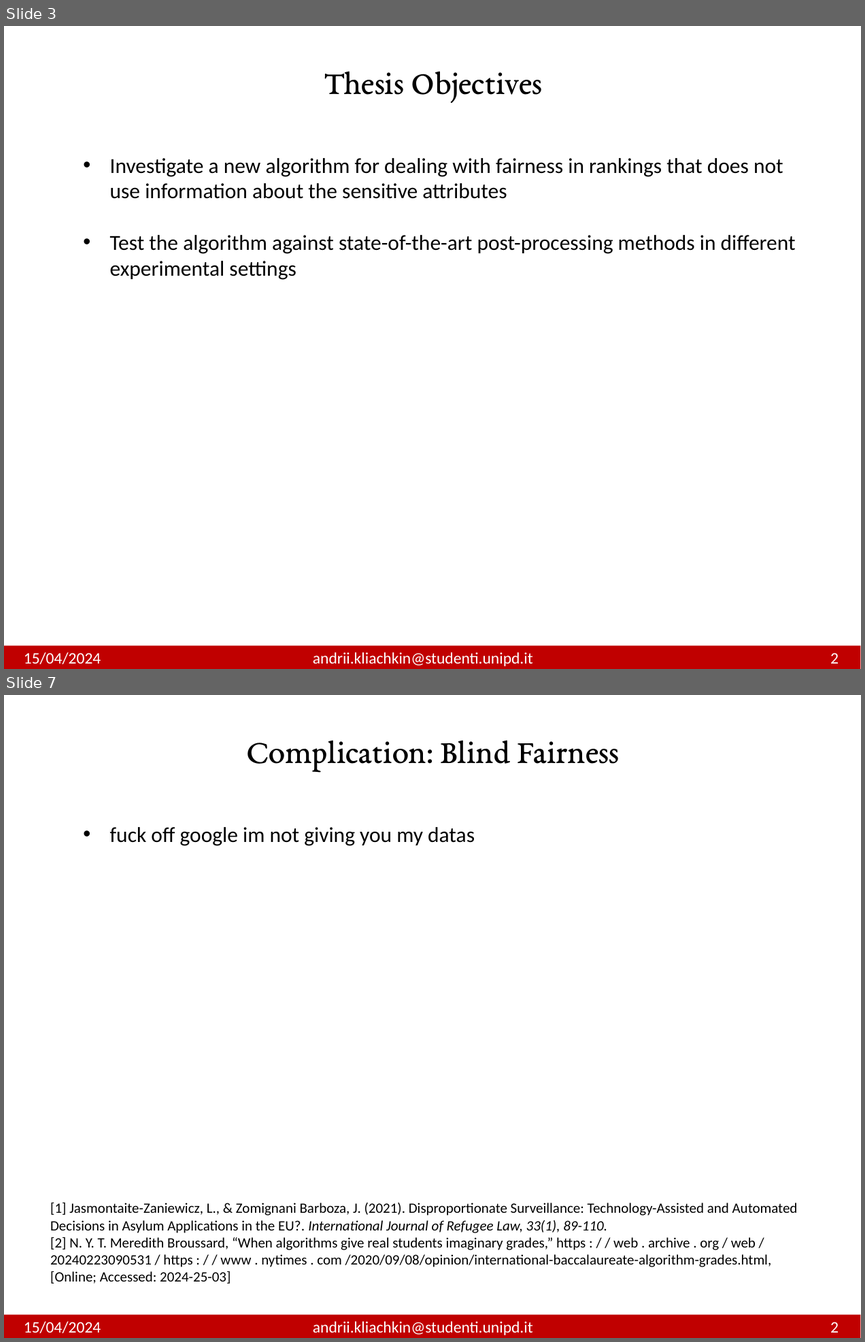
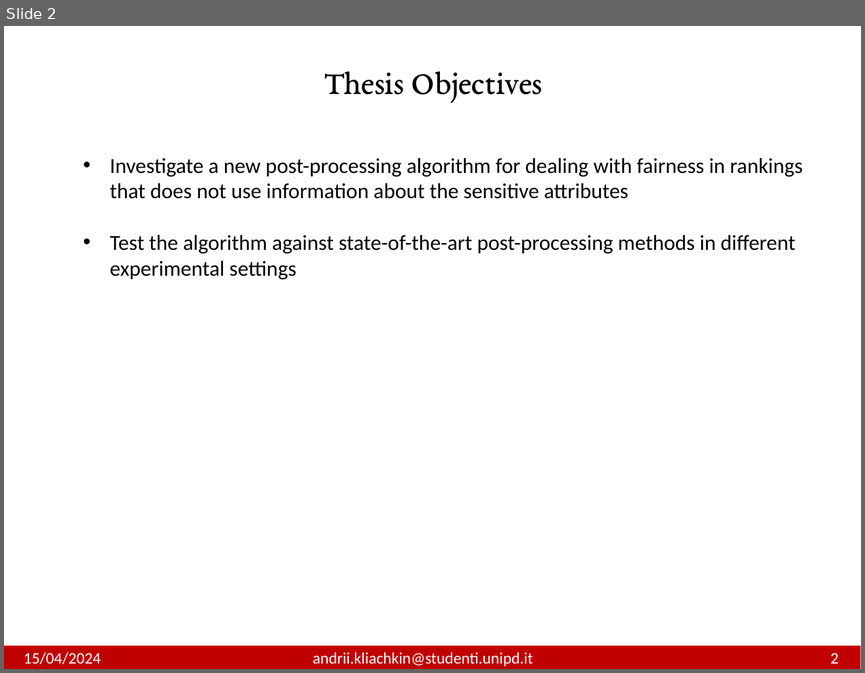
Before and after one commit to andrewklayk/unipd_thesis, a slide deck: AndriiKliachkin.pptx. Shown one above the other, each under a label of ours: slides 3 and 7 before the commit, slide 2 after it; the slides between them are not shown. The pictures are 865x1342 and 865x673 pixels, drawn with LibreOffice and Linux fonts; fonts in the diff are those of the drawing. Boxes give left, top, right and bottom in pixels: in the first picture for what was removed or moved away, otherwise in the second. Text is boxed around its words. In the diff, an @@ line names an element or a change of style, - is before the commit and + after.

```diff
--- a/AndriiKliachkin.pptx
+++ b/AndriiKliachkin.pptx
@@ slide 7 removed at (4,695,861,1338), background #FFFFFF @@
@@ text removed at (247,740,619,772) @@
-Complication: Blind Fairness
@@ text removed at (110,827,475,846) @@
-• fuck off google im not giving you my datas
@@ text removed at (50,1202,798,1283) @@
-[1] Jasmontaite-Zaniewicz, L., & Zomignani Barboza, J. (2021). Disproportionate Surveillance: Technology-Assisted and Automated Decisions in Asylum Applications in the EU?. International Journal of Refugee Law, 33(1), 89-110.
-[2] N. Y. T. Meredith Broussard, “When algorithms give real students imaginary grades,” https : / / web . archive . org / web / 20240223090531 / https : / / www . nytimes . com /2020/09/08/opinion/international-baccalaureate-algorithm-grades.html, [Online; Accessed: 2024-25-03]
@@ rectangle removed at (4,1314,861,1338) @@
@@ text removed at (24,1321,838,1335) @@
-15/04/2024 andrii.kliachkin@studenti.unipd.it 2
@@ what was slide 3 is now slide 2 @@
@@ slide 2 changed as well @@
@@ text at (110,158,802,199): text changed @@
-• Investigate a new algorithm for dealing with fairness in rankings that does not use information about the sensitive attributes
+• Investigate a new post-processing algorithm for dealing with fairness in rankings that does not use information about the sensitive attributes
```
Also in this commit, not shown: 20 other slides changed, 7 slides added, 3 other slides removed, 9 other files.
